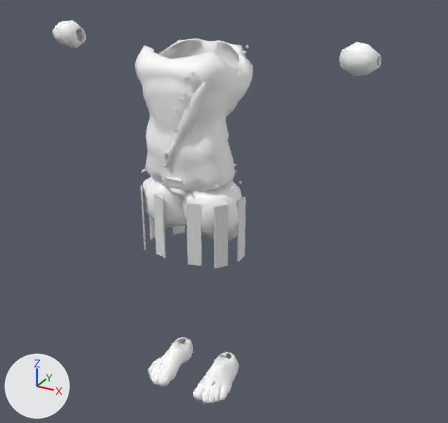
The glTF model src/assets/source/parts/level1.glb: old version first, new version second.
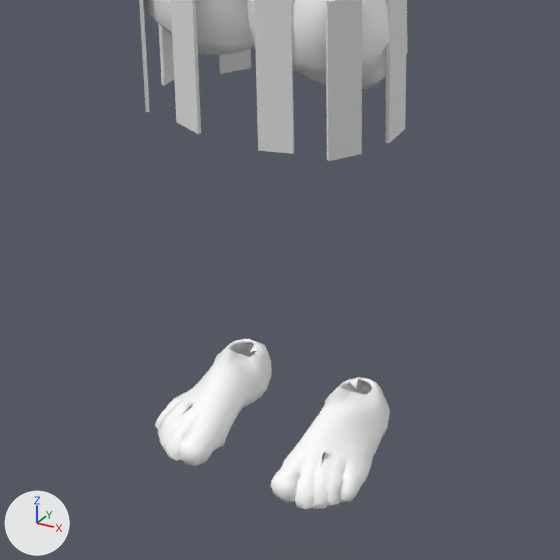
The first picture shows the older version from a 50 mm lens placed at (1.22, -1.93, 1.81), pointed at (0.1, 0.1, 0.79). The close-ups show the older and then the newer version on the part from 20% to 68% of the width and 49% to 100% of the height of that picture. Only the edits that show in the close-ups are written down. Every picture has the same lights, and +X, +Y and +Z are marked at lower left.

Before the edit, the objects in view are built like this:
```python
me_plane = bpy.data.meshes.new('Plane')
me_plane.from_pydata(...)  # 180 vertices, 320 faces; spans x -0.213..0.213, y -0.114..0.177, z 0.617..0.938
me_sphere_005_retopology_008 = bpy.data.meshes.new('Sphere.005_Retopology.008')
me_sphere_005_retopology_008.from_pydata(...)  # 680 vertices, 1356 faces; spans x 0.063..0.199, y -0.141..0.154, z -0.022..0.098
me_sphere_005_retopology_008.materials.append(mat_defaultmaterial_002)
me_sphere_005_retopology_009 = bpy.data.meshes.new('Sphere.005_Retopology.009')
me_sphere_005_retopology_009.from_pydata(...)  # 680 vertices, 1356 faces; spans x -0.199..-0.063, y -0.141..0.154, z -0.022..0.098
me_sphere_005_retopology_009.materials.append(mat_defaultmaterial_003)
ob_kilt = bpy.data.objects.new('kilt', me_plane)
ob_kilt.location = (0.0, 0.0, 0.0)
ob_sandal_l = bpy.data.objects.new('sandal_l', me_sphere_005_retopology_008)
ob_sandal_l.location = (0.0, 0.0, 0.0)
ob_sandal_r = bpy.data.objects.new('sandal_r', me_sphere_005_retopology_009)
ob_sandal_r.location = (0.0, 0.0, 0.0)
# also in view: 'skirt' at (0.0, 0.02, 0.83)
```
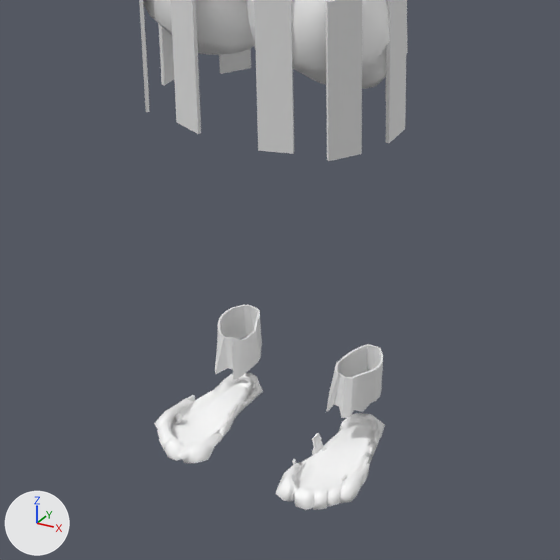
Location of each change, [x1, y1, x2, y2] in pixels of the close-ups (560 x 560 px):
'sandal_l', deleted
    before: [271, 377, 390, 509]
'sandal_r', deleted
    before: [155, 339, 272, 466]
'sole_l', added
    after: [275, 413, 385, 510]
'sole_r', added
    after: [154, 372, 263, 463]
'strap_ankle_l', added
    after: [326, 344, 383, 418]
'strap_ankle_r', added
    after: [215, 305, 262, 379]
'strap_instep_l', added
    after: [312, 433, 369, 464]
'strap_instep_r', added
    after: [187, 395, 238, 424]
'strap_toe_r', added
    after: [173, 414, 224, 443]
'strap_toe_l', added
    after: [292, 459, 347, 482]

What the commit changed:
Mesh me_strap_toe_r is new.
It has 112 vertices, 220 faces and spans x -0.1857..-0.0705, y -0.0638..-0.0374, z -0.0154..0.0149.
Mesh me_strap_toe_l is new.
It has 104 vertices, 204 faces and spans x 0.0705..0.1869, y -0.0638..-0.0372, z -0.0154..0.0167.
Mesh me_strap_instep_r is new.
It has 116 vertices, 228 faces and spans x -0.185..-0.0783, y -0.0186..0.0245, z -0.0103..0.0311.
Mesh me_strap_instep_l is new.
It has 116 vertices, 228 faces and spans x 0.0786..0.185, y -0.0186..0.0245, z -0.0103..0.0312.
Mesh me_strap_ankle_r is new.
It has 112 vertices, 224 faces and spans x -0.1609..-0.0764, y 0.0116..0.1362, z 0.0704..0.1507.
Mesh me_strap_ankle_l is new.
It has 112 vertices, 224 faces and spans x 0.0764..0.1609, y 0.0116..0.1362, z 0.0704..0.1507.
Mesh me_sphere_005_retopology_007_1 is new.
It has 316 vertices, 628 faces and spans x -0.198..-0.07, y -0.133..0.129, z -0.022..0.023.
It uses material mat_defaultmaterial_004.
Mesh me_sphere_005_retopology_006_1 is new.
It has 316 vertices, 628 faces and spans x 0.07..0.198, y -0.133..0.129, z -0.022..0.023.
It uses material mat_defaultmaterial_003.
Object 'sandal_l' (ob_sandal_l) is deleted.
Object 'sandal_r' (ob_sandal_r) is deleted.
Object 'strap_toe_r' (ob_strap_toe_r) is new; it shows me_strap_toe_r.
Its location is (0.0, 0.0, 0.0).
Object 'strap_toe_l' (ob_strap_toe_l) is new; it shows me_strap_toe_l.
Its location is (0.0, 0.0, 0.0).
Object 'strap_instep_r' (ob_strap_instep_r) is new; it shows me_strap_instep_r.
Its location is (0.0, 0.0, 0.0).
Object 'strap_instep_l' (ob_strap_instep_l) is new; it shows me_strap_instep_l.
Its location is (0.0, 0.0, 0.0).
Object 'strap_ankle_r' (ob_strap_ankle_r) is new; it shows me_strap_ankle_r.
Its location is (0.0, 0.0, 0.0).
Object 'strap_ankle_l' (ob_strap_ankle_l) is new; it shows me_strap_ankle_l.
Its location is (0.0, 0.0, 0.0).
Object 'sole_r' (ob_sole_r) is new; it shows me_sphere_005_retopology_007_1.
Its location is (0.0, 0.0, 0.0).
Object 'sole_l' (ob_sole_l) is new; it shows me_sphere_005_retopology_006_1.
Its location is (0.0, 0.0, 0.0).
